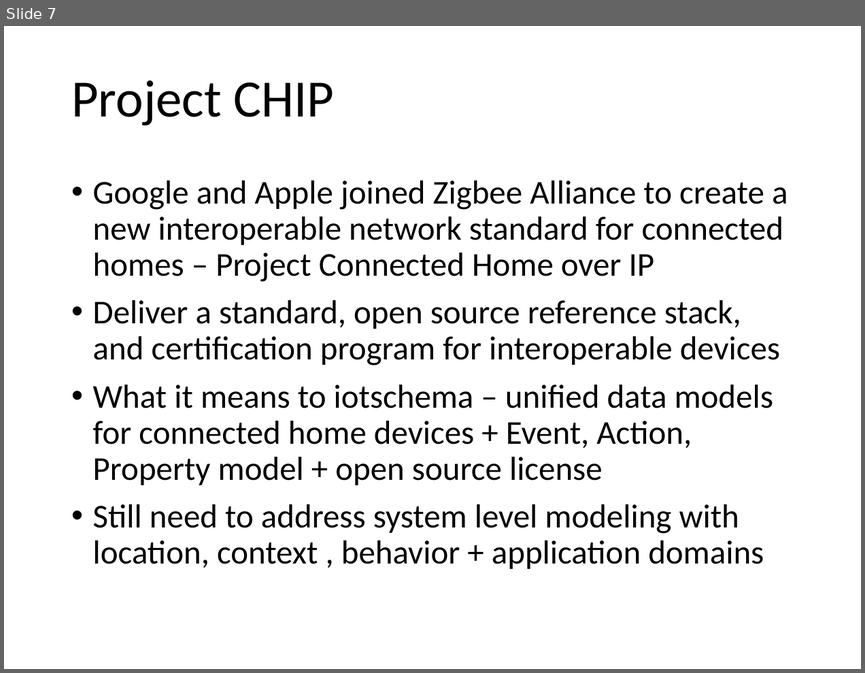
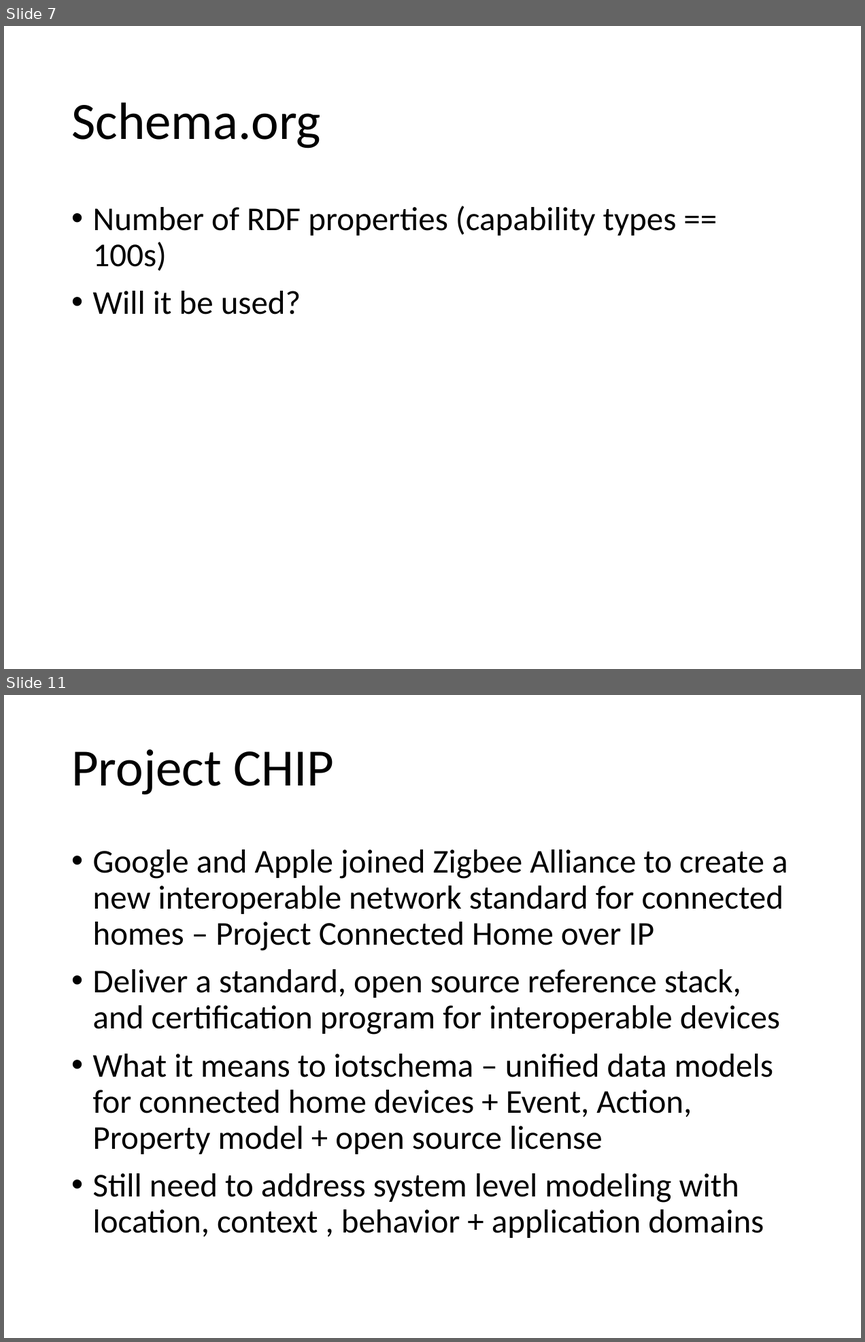
Before and after one commit to iot-schema-collab/teleconferences, a slide deck: iotschema-20200618.pptx. Shown one above the other, each under a label of ours: slide 7 before the commit, slides 7 and 11 after it; the slides between them are not shown. The pictures are 865x673 and 865x1342 pixels, drawn with LibreOffice and Linux fonts; fonts in the diff are those of the drawing. Boxes give left, top, right and bottom in pixels: in the first picture for what was removed or moved away, otherwise in the second. Text is boxed around its words. In the diff, an @@ line names an element or a change of style, - is before the commit and + after.

```diff
--- a/iotschema-20200618.pptx
+++ b/iotschema-20200618.pptx
@@ slide 7 added at bbox=[4, 26, 861, 669], background #FFFFFF @@
@@ title added at bbox=[71, 102, 321, 148], 44 pt, text #000000 @@
+Schema.org
@@ text added at bbox=[93, 206, 677, 314], 28 pt, text #000000 @@
+• Number of RDF properties (capability types == 100s)
+• Will it be used?
@@ what was slide 7 is now slide 11 @@
```
Also in this commit, not shown: 3 other slides added, 2 other files.
